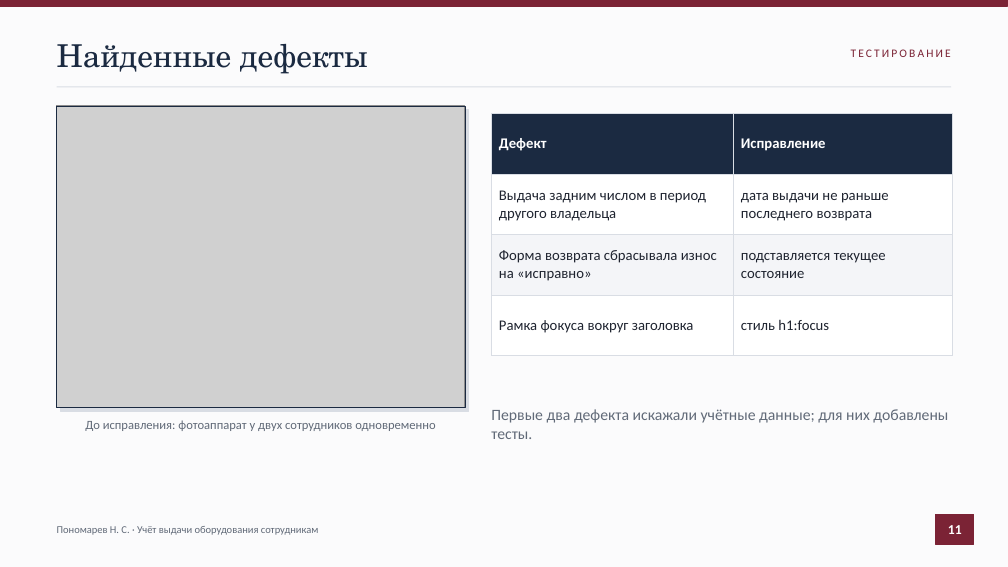
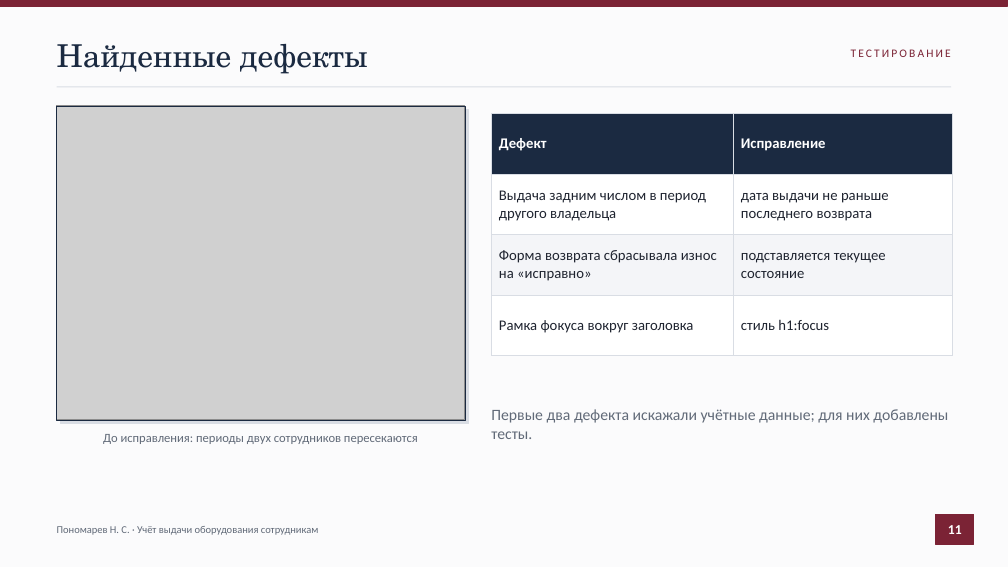
Before and after one commit to Black287234/KP-Nek, a slide deck: slide 11 of docs/Презентация.pptx. Drawn at 1008x567 pixels with LibreOffice and Linux fonts; fonts in the diff are those of the drawing; grey boxes stand for pictures. Boxes give left, top, right and bottom in pixels: in the first picture for what was removed or moved away, otherwise in the second. Text is boxed around its words. In the diff, an @@ line names an element or a change of style, - is before the commit and + after.

```diff
--- a/docs/Презентация.pptx
+++ b/docs/Презентация.pptx
@@ picture: place and size @@
-picture at (57, 106, 465, 408)
+picture at (57, 106, 465, 420)
@@ rectangle: place and size @@
-rectangle at (57, 106, 465, 408)
+rectangle at (57, 106, 465, 420)
@@ rectangle: place and size @@
-rectangle at (60, 110, 469, 411)
+rectangle at (60, 110, 469, 423)
@@ text at (103, 434, 418, 444): text changed @@
-До исправления: фотоаппарат у двух сотрудников одновременно
+До исправления: периоды двух сотрудников пересекаются
```
Also in this commit, not shown: 4 other files.
